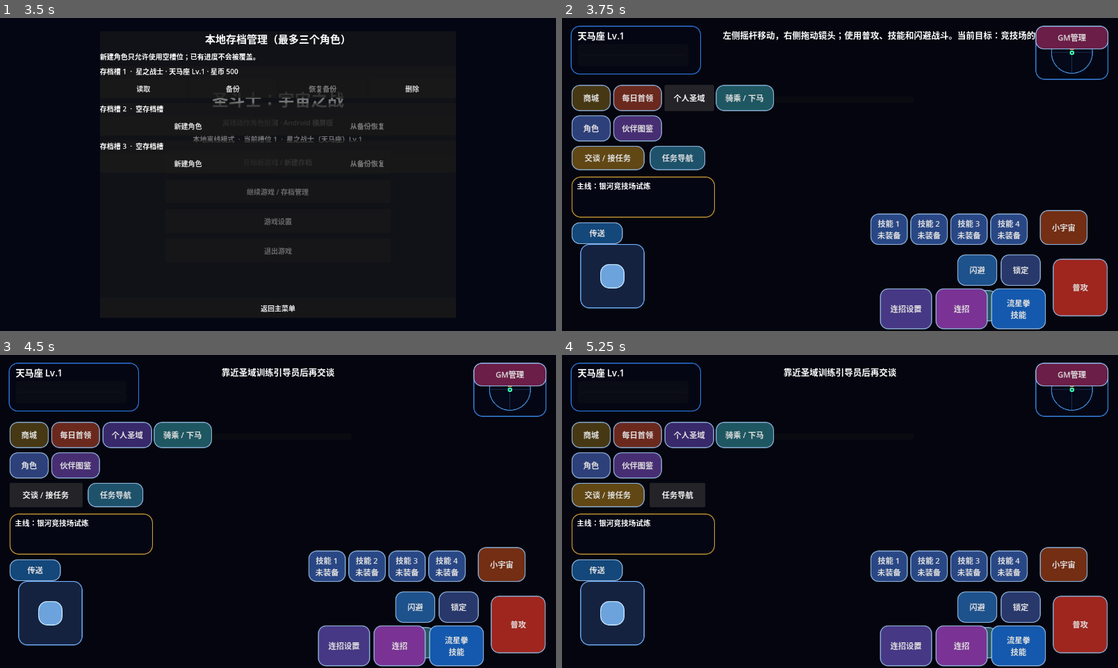
Above: before the commit, frames 1-4 (two rows, left to right).
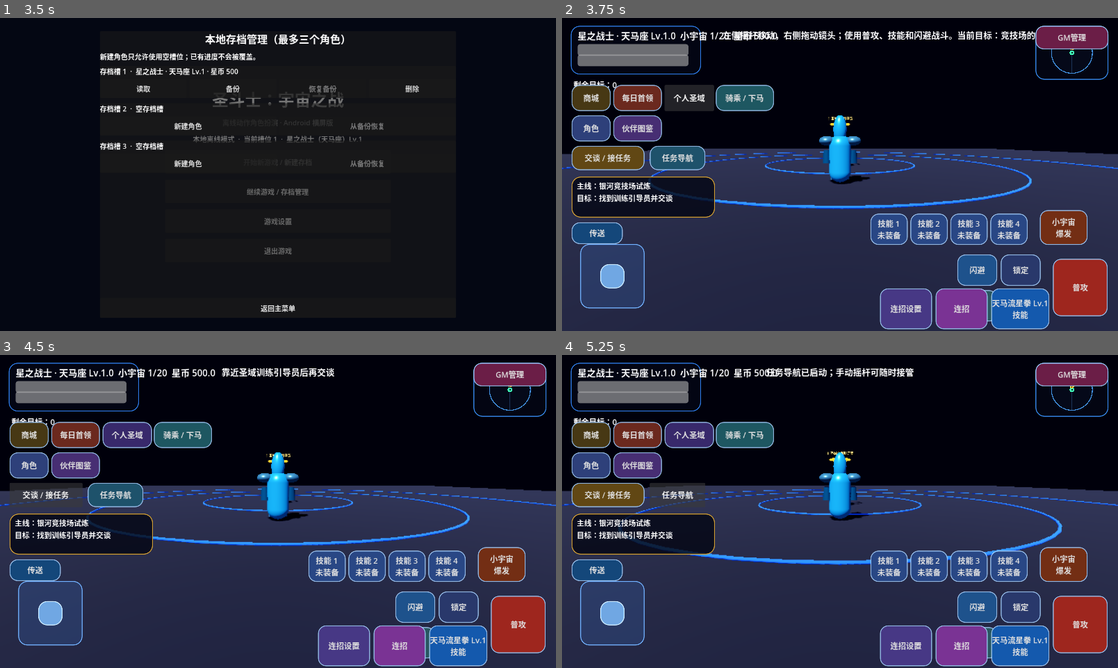
Above: after the commit, the same moments.

Repository: Qazwesrd/Saint-Seiya-Universe-War
Game: Godot game, scene res://scenes/main_menu.tscn
The game is run twice, just before and just after one commit, with the same random seed, the same clock (stepped at 60 frames per second) and the same inputs.
Inputs:
- Up to frame 1 (3.5 s): click "开始新游戏 / 新建存档" at 0.5 s; click "开始新游戏 / 新建存档" at 1.25 s; click "继续游戏 / 存档管理" at 2 s; click "游戏设置" at 2.75 s
- Up to frame 2 (3.75 s): click "读取" at 3.5 s
- Up to frame 3 (4.5 s): click "交谈 / 接任务" at 4.25 s
- Up to frame 4 (5.25 s): click "任务导航" at 5 s

Frame 1 is identical in both runs. In frame 2, 45% of the frame differs, in the area x 0-100%, y 2-100%; in frame 3, 46%; in frame 4, 46%.
Error before the commit: Parse Error: Identifier "ConeMesh" not declared in the current scope. (res://scripts/player.gd:167)

Commit message:
Replace unsupported ConeMesh with Godot 4.4 CylinderMesh for armor crest

Diff:
--- a/game/scripts/player.gd
+++ b/game/scripts/player.gd
@@ -164,7 +164,7 @@
     belt_mesh.inner_radius = 0.29
     belt_mesh.outer_radius = 0.36
     _add_armor_piece(belt_mesh, Vector3(0.0, 0.72, 0.0), Vector3(1.0, 0.65, 1.0), bright, 0.9)
-    var crest_mesh := ConeMesh.new()
+    var crest_mesh := CylinderMesh.new()
     crest_mesh.bottom_radius = 0.13
     crest_mesh.top_radius = 0.015
     crest_mesh.height = 0.34
